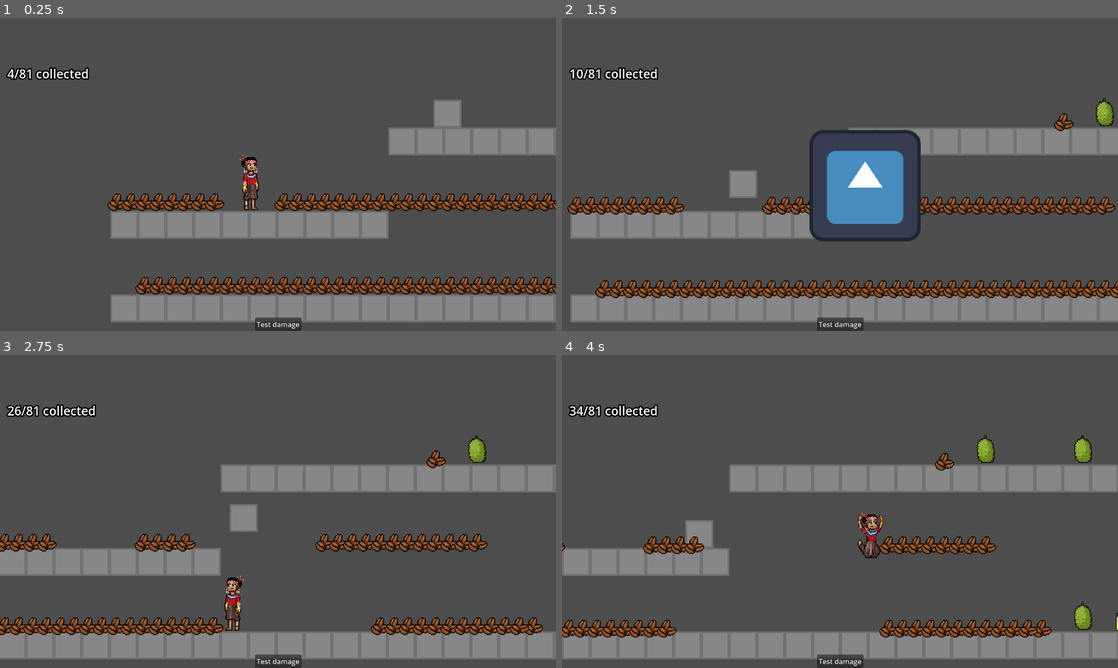
Above: before the commit, frames 1-4 (two rows, left to right).
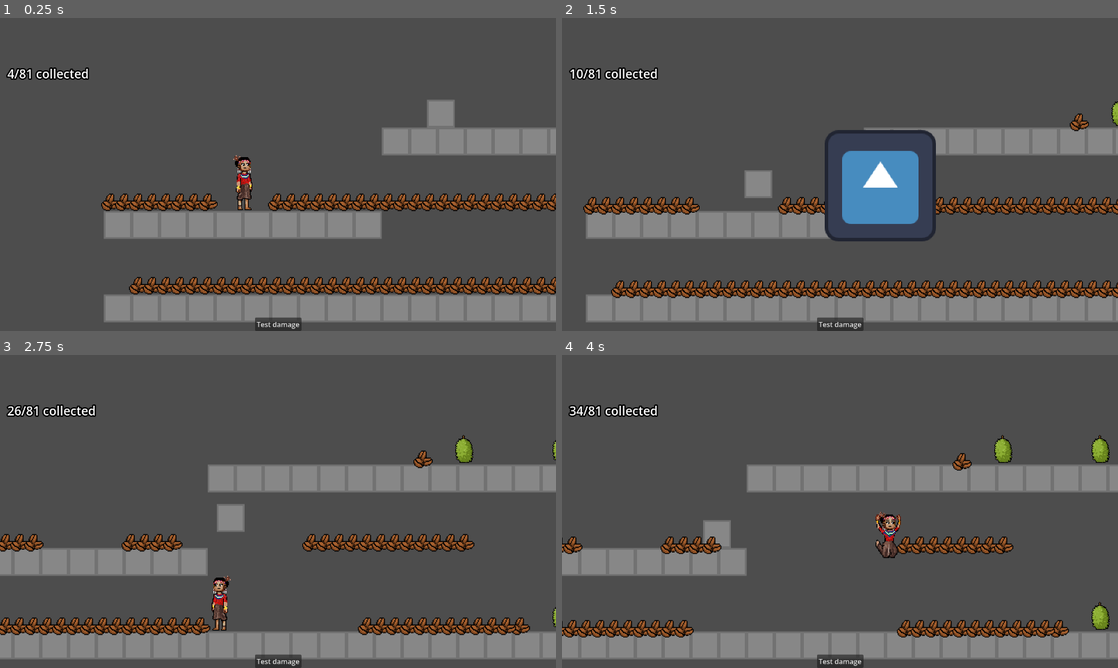
Above: after the commit, the same moments.

Repository: JumbledOne/RPHGameProject
Game: Godot game, scene res://scenes/game_scene/game_scene.tscn
Same seed, same stepped clock (60 frames per second), same inputs: the game is played once before the commit and once after it. The engine's default icon, where the game draws it, is replaced by a stand-in: a white triangle on a blue panel in a dark square.
Inputs:
- Up to frame 1 (0.25 s): no input
- Up to frame 2 (1.5 s): tap Enter at 0.5 s; hold I (ability) 0.53-1.28 s; hold D (right) from 0.53 s (still down); tap Space (jump) at 0.77 s; tap E (attack) at 1.35 s
- Up to frame 3 (2.75 s): tap Space (jump) at 1.52 s; release D (right) at 2.03 s; hold A (left) from 2.03 s (still down); hold I (ability) from 2.03 s (still down)
- Up to frame 4 (4 s): release A (left) at 2.78 s; release I (ability) at 2.78 s; hold D (right) from 2.78 s (still down); tap E (attack) at 2.85 s; tap Space (jump) at 3.02, 3.77 s; hold I (ability) from 3.53 s (still down)

The runs differ from the first frame. In frame 1, 8.2% of the frame differs, in the area x 18-100%, y 26-98%; in frame 2, 10%, in the area x 1-100%, y 25-98%; in frame 3, 5.7%; in frame 4, 7.2%.

Commit message:
camera is now fixed to the pixel grid when moving

Diff:
--- a/src/scripts/player/player_camera/player_camera.gd
+++ b/src/scripts/player/player_camera/player_camera.gd
@@ -1,20 +1,30 @@
 extends Camera2D
+# Do not use position smoothing in this camera!
+# Uses custom smoothing logic
 
 @export var target: Node2D
 @export var dead_zone_right: float = 16 # In px
 @export var dead_zone_left: float = -32 # In px
+@export var lerp_amount: float = 0.2
+
+var desired_pos: Vector2
 
 func _ready() -> void:
 	GameManager.player_set.connect(_on_player_set)
+	desired_pos.y = position.y
 
 func _physics_process(_delta: float) -> void:
+	print(position.x)
 	if not target:
 		return
+	# Move desired pos
 	var x_diff: float = target.global_position.x - global_position.x
 	if x_diff > dead_zone_right:
-		position.x = target.global_position.x - dead_zone_right
+		desired_pos.x = target.global_position.x - dead_zone_right
 	elif x_diff < dead_zone_left:
-		position.x = target.global_position.x - dead_zone_left
+		desired_pos.x = target.global_position.x - dead_zone_left
+	# Move to desired pos
+	position = floor(lerp(position, desired_pos, lerp_amount))
 
 func _on_player_set():
 	target = GameManager.player
